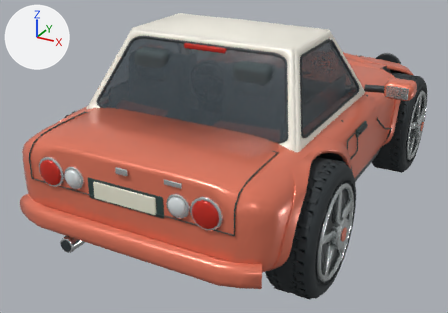
The FBX model unity/Assets/Resources/Cars/roadster_lod1.fbx as it was, and as the next commit left it.
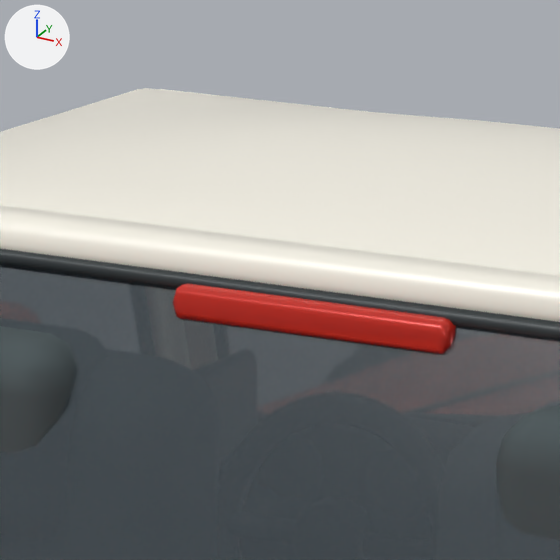
The first picture shows the older version from a 50 mm lens placed at (1.93, -4.05, 2.27), pointed at (-0.15, -0.26, 0.38). The close-ups show the older and then the newer version on the part from 35% to 54% of the width and 0% to 27% of the height of that picture. Only the edits that show in the close-ups are written down. Every picture has the same lights, and +X, +Y and +Z are marked at upper left. Where no turn or scale is listed for an object, it has been applied to the vertices. Vertices at exactly the same position are counted once.

Objects in the first close-up: 'Body'.
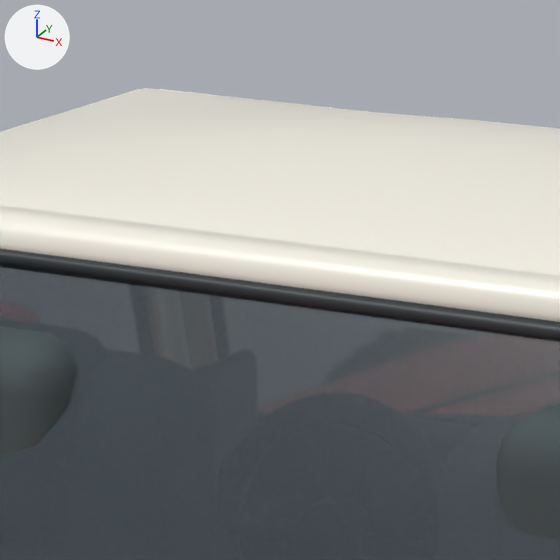
Where the newer file only moved an object's origin or applied its transform, the numbers keep the older frame.

The change in detail:
me_continuous_formed_body_shell_002 is used by ob_body; location (0.0, 0.0, 0.0).
me_continuous_formed_body_shell_002 had 9675 vertices, 18509 faces and spanned x -1.13..1.13, y -1.74..1.74, z 0.25..1.45.
me_continuous_formed_body_shell_002 now has 9628 vertices, 18419 faces and spans x -1.13..1.13, y -1.74..1.74, z 0.25..1.45.
me_continuous_formed_body_shell_002 part 1: the loose piece of 46 vertices spanning x -0.15..0.15, y -0.79..-0.77, z 1.32..1.36 is deleted.
Other edits to the shape of me_continuous_formed_body_shell_002 do not show in these pictures.

Boxes (x1, y1, x2, y2) around the edits, measured in the close-ups (560 x 560 px):
part 1 of me_continuous_formed_body_shell_002, deleted
    before: (173, 284, 456, 354)
